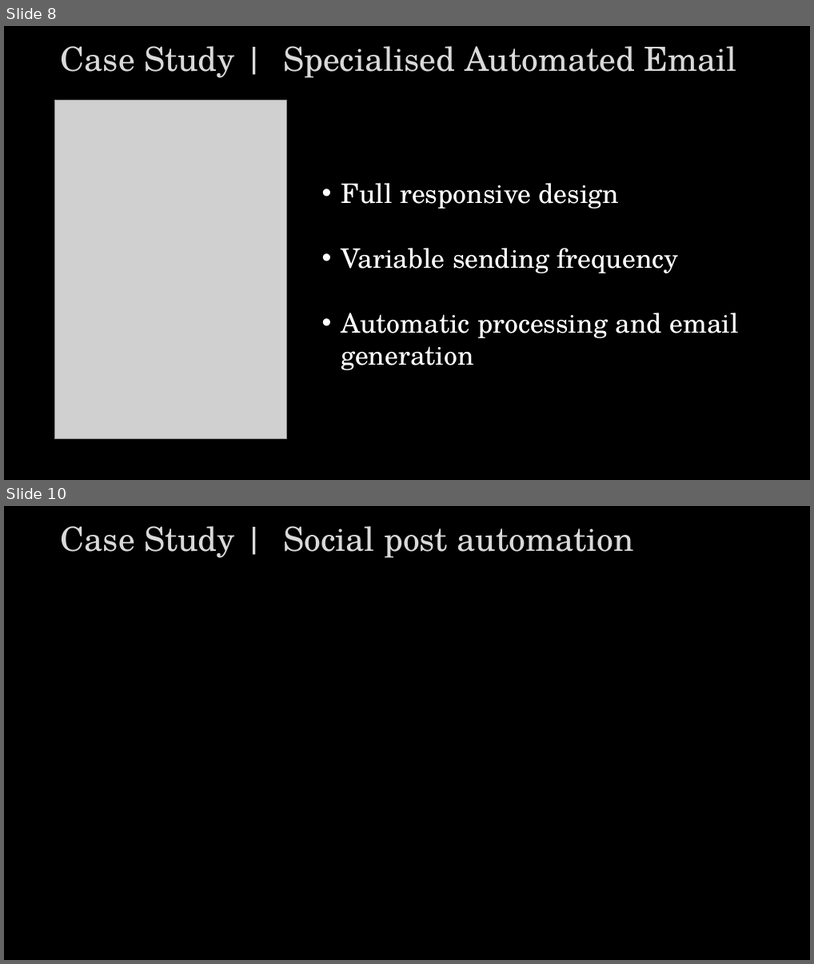
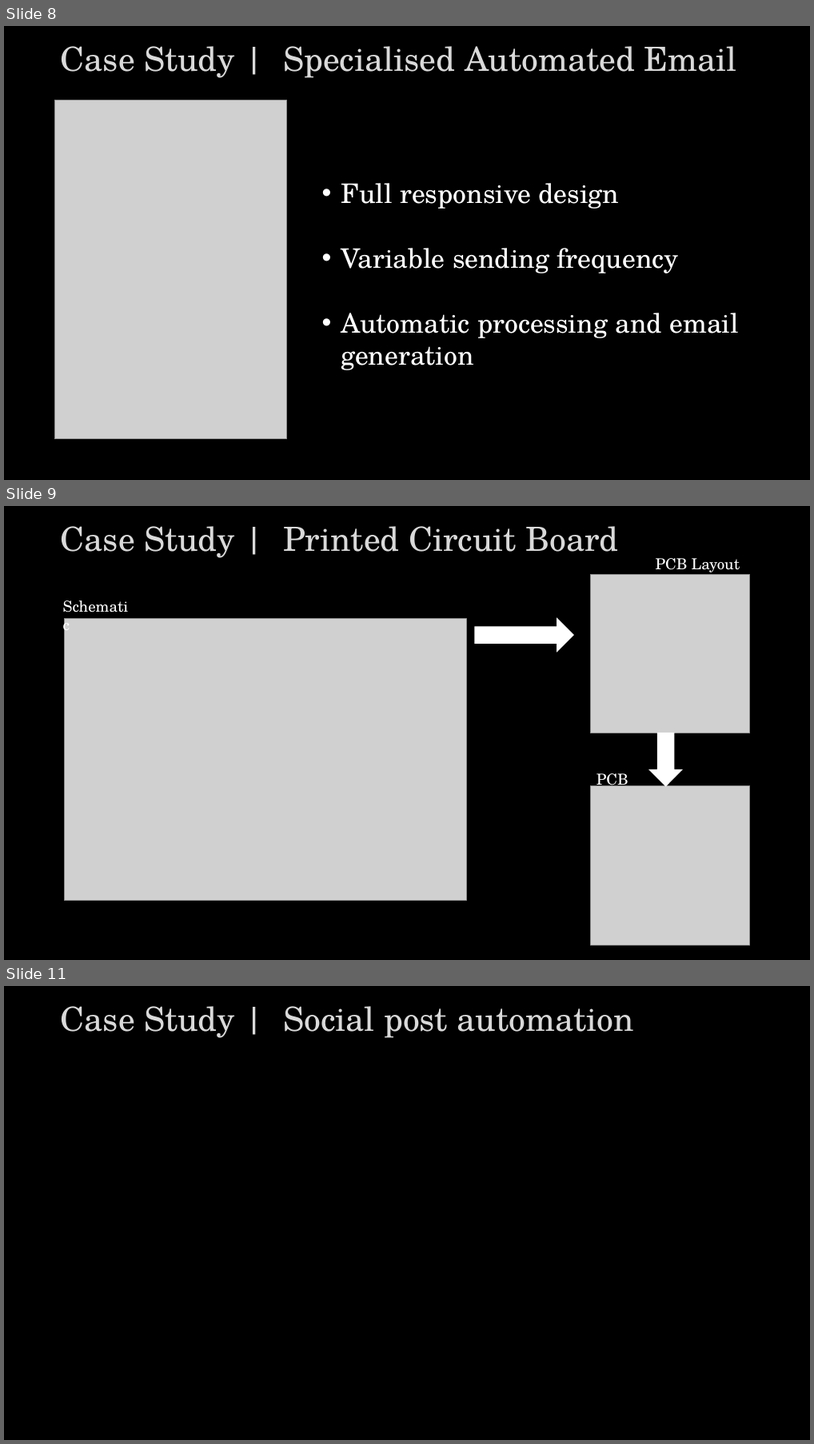
Before and after one commit to Tooblippe/tooblippe, a slide deck: assets/presentation-elements.pptx. Shown one above the other, each under a label of ours: slides 8 and 10 before the commit, slides 8, 9 and 11 after it; the slides between them are not shown. The pictures are 814x964 and 814x1444 pixels, drawn with LibreOffice and Linux fonts; fonts in the diff are those of the drawing; grey boxes stand for pictures. Boxes give left, top, right and bottom in pixels: in the first picture for what was removed or moved away, otherwise in the second. Text is boxed around its words. In the diff, an @@ line names an element or a change of style, - is before the commit and + after.

```diff
--- a/assets/presentation-elements.pptx
+++ b/assets/presentation-elements.pptx
@@ slide 9 added at (4,506,810,960), background #000000 @@
@@ title added at (61,526,619,558), 39.6 pt, text #D9D9D9 @@
+Case Study | Printed Circuit Board
@@ picture added at (591,574,750,733) @@
@@ text added at (656,558,740,575), 18 pt, text #FFFFFF @@
+PCB Layout
@@ text added at (58,594,138,619), 18 pt, text #FFFFFF @@
+Schematic
@@ picture added at (64,619,466,900) @@
@@ right arrow added at (475,619,574,651), fill #FFFFFF, outline #FFFFFF 1 pt @@
@@ right arrow added at (650,733,682,786), fill #FFFFFF, outline #FFFFFF 1 pt @@
@@ picture added at (591,786,750,944) @@
@@ text added at (597,773,629,790), 18 pt, text #FFFFFF @@
+PCB
@@ what was slide 10 is now slide 11 @@
```
Also in this commit, not shown: 2 slides changed, 3 other files.
